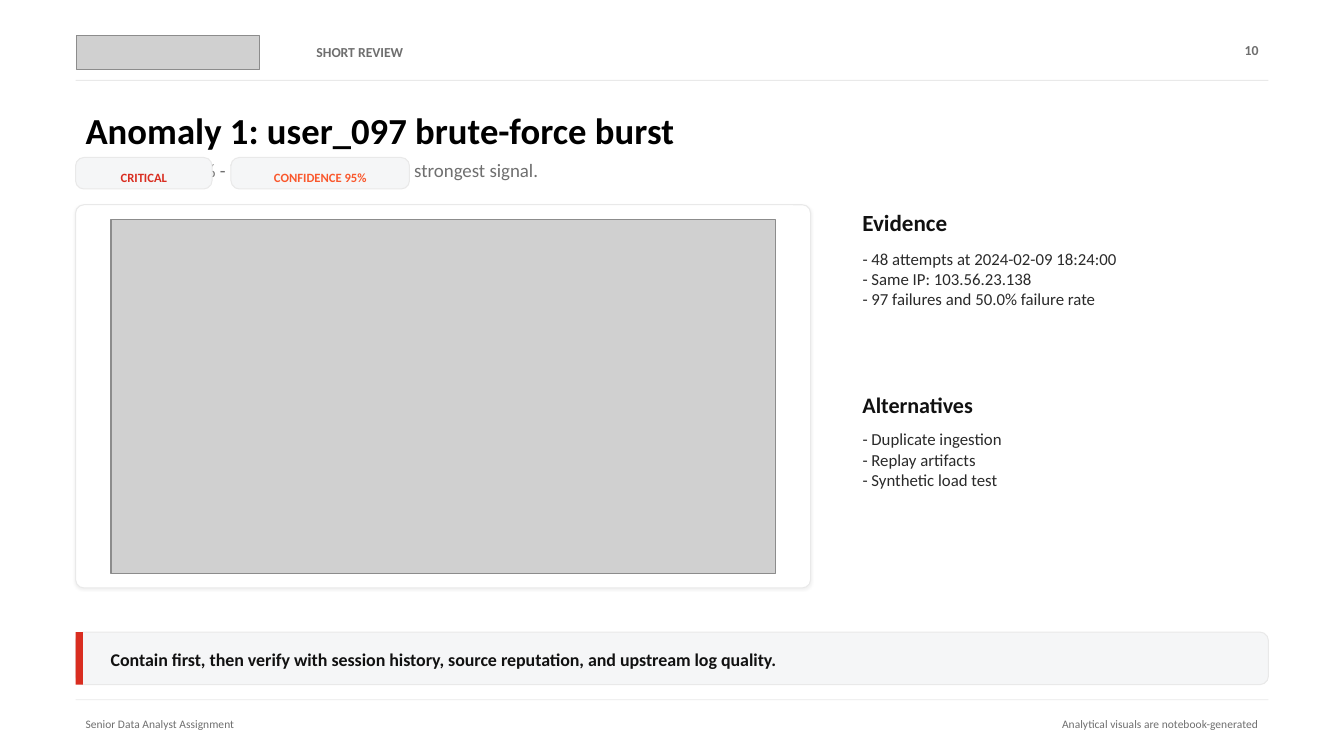
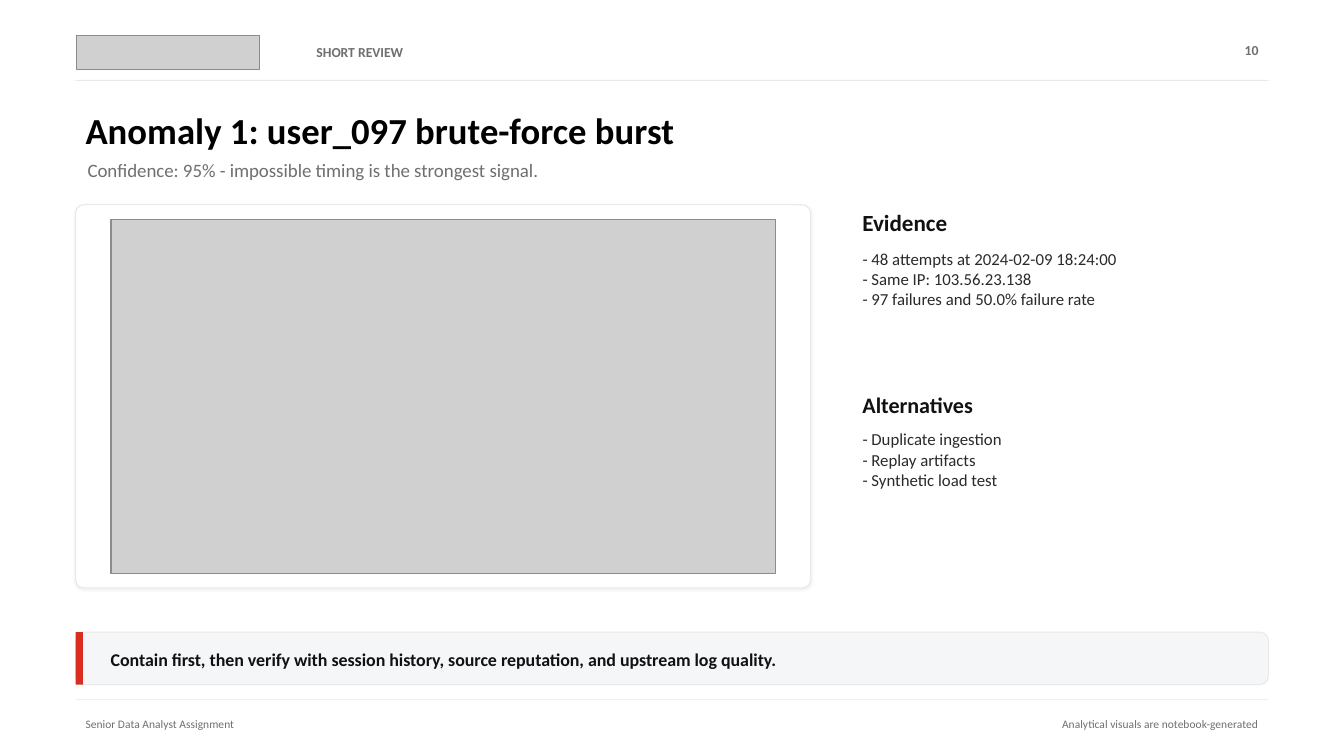
Before and after one commit to Aaaanastasia/security-login-analytics-investigation, a slide deck: slide 10 of presentation/security_login_analytics_investigation_short.pptx. Drawn at 1344x756 pixels with LibreOffice and Linux fonts; fonts in the diff are those of the drawing; grey boxes stand for pictures. Boxes give left, top, right and bottom in pixels: in the first picture for what was removed or moved away, otherwise in the second. Text is boxed around its words. In the diff, an @@ line names an element or a change of style, - is before the commit and + after.

```diff
--- a/presentation/security_login_analytics_investigation_short.pptx
+++ b/presentation/security_login_analytics_investigation_short.pptx
@@ rounded rectangle removed at <box>76,157,212,189</box> @@
@@ text removed at <box>121,173,167,182</box> @@
-CRITICAL
@@ rounded rectangle removed at <box>231,157,409,189</box> @@
@@ text removed at <box>274,173,367,182</box> @@
-CONFIDENCE 95%
```
Also in this commit, not shown: 11 other slides changed, 1 other file.
